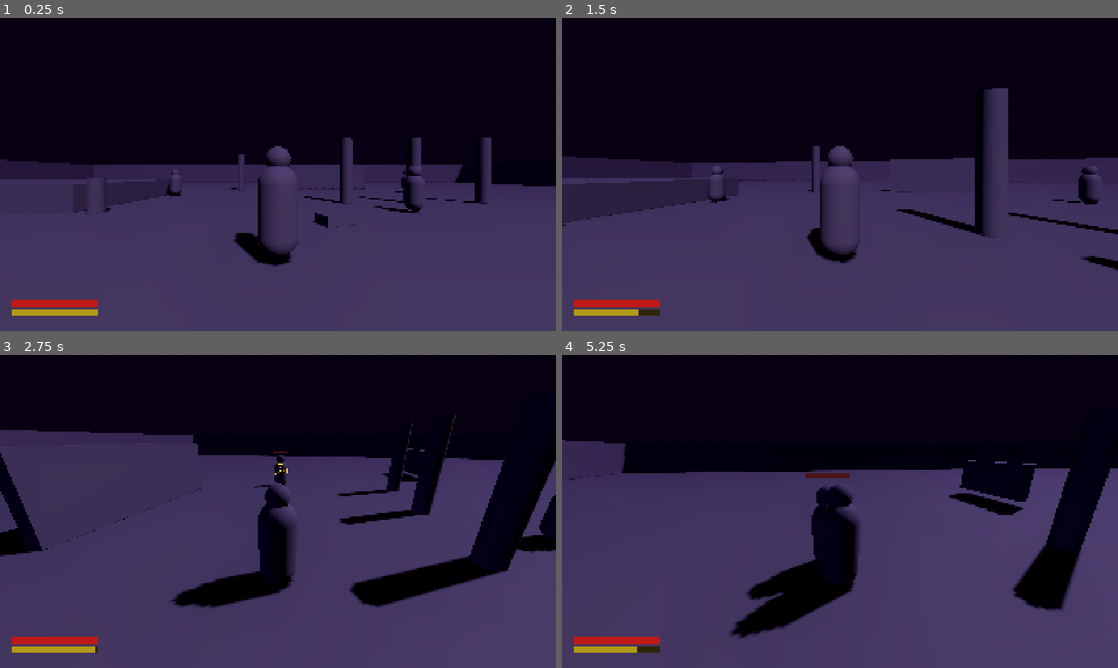
Above: before the commit, frames 1-4 (two rows, left to right).
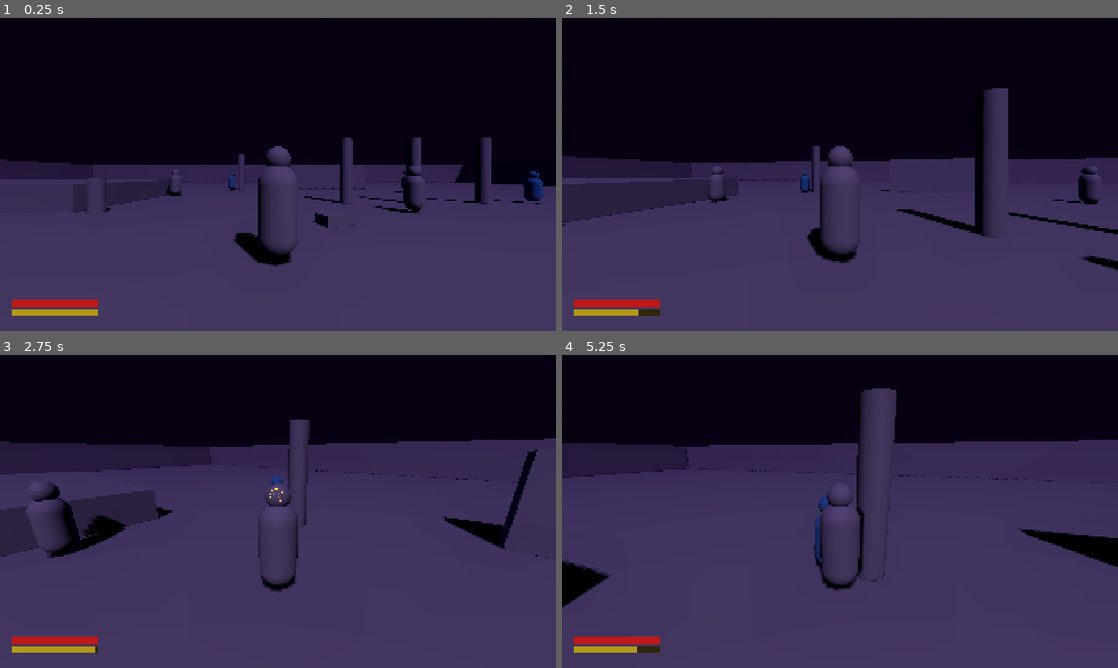
Above: after the commit, the same moments.

Repository: ninjahawk/Clauden-Ring
Game: Godot game, scene res://scenes/world/Main.tscn
Same seed, same stepped clock (60 frames per second), same inputs: the game is played once before the commit and once after it.
Inputs (mouse positions are in pixels of both pictures, inside the frame that each line leads up to):
- Up to frame 1 (0.25 s): no input
- Up to frame 2 (1.5 s): tap Enter at 0.5 s; move the mouse to (867, 174) at 0.52 s; press the mouse at (867, 174) at 0.53 s; hold W (move_forward) from 0.53 s (still down); move the mouse to (812, 174) at 1.27 s; release the mouse at (812, 174) at 1.28 s; tap Space (dodge) at 1.35 s
- Up to frame 3 (2.75 s): keep holding W (move_forward); move the mouse to (289, 505) at 2.02 s; hold Middle mouse button (lock_on) from 2.03 s (still down)
- Up to frame 4 (5.25 s): keep holding W (move_forward); move the mouse to (834, 517) at 2.77 s; release Middle mouse button (lock_on) at 2.78 s; click (834, 517) at 2.85 s; move the mouse to (878, 514) at 3.52 s; hold Space (dodge) 3.53-4.28 s; move the mouse to (795, 508) at 4.27 s; tap Middle mouse button (lock_on) at 4.35 s; tap Space (dodge) at 5 s; move the mouse to (845, 511) at 5.02 s; press the mouse at (845, 511) at 5.03 s

The runs differ from the first frame. In frame 1, 0.3% of the frame differs, in the area x 41-98%, y 48-60%; in frame 2, 0.1%; in frame 3, 20%; in frame 4, 20%, in the area x 0-100%, y 10-91%.

Commit message:
Add ranged enemy type: keeps distance, fires leading projectiles, blue material. 2 placed in world. 23/23 tests pass.

Diff:
--- /dev/null
+++ b/scenes/enemies/Projectile.gd
@@ -0,0 +1,36 @@
+extends Area3D
+
+const SPEED := 8.0
+const LIFETIME := 4.0
+const DAMAGE := 12.0
+
+var direction: Vector3 = Vector3.ZERO
+var lifetime: float = LIFETIME
+var owner_group: StringName = ""
+
+func _ready() -> void:
+	body_entered.connect(_on_body_entered)
+
+func init(dir: Vector3, from_group: StringName) -> void:
+	direction = dir.normalized()
+	owner_group = from_group
+
+func _physics_process(delta: float) -> void:
+	global_position += direction * SPEED * delta
+	lifetime -= delta
+	if lifetime <= 0.0:
+		queue_free()
+
+func _on_body_entered(body: Node) -> void:
+	if owner_group != "" and body.is_in_group(owner_group):
+		return
+	if body.has_method("take_damage"):
+		body.take_damage(DAMAGE)
+	_impact()
+
+func _impact() -> void:
+	# Brief flash before freeing
+	var tween := create_tween()
+	tween.tween_property($Mesh, "scale", Vector3.ZERO, 0.12).set_trans(Tween.TRANS_BACK)
+	tween.tween_callback(queue_free)
+	set_physics_process(false)
--- /dev/null
+++ b/scenes/enemies/Projectile.tscn
@@ -0,0 +1,26 @@
+[gd_scene load_steps=5 format=3]
+
+[ext_resource type="Script" path="res://scenes/enemies/Projectile.gd" id="1_proj"]
+
+[sub_resource type="SphereMesh" id="SphereMesh_1"]
+radius = 0.22
+height = 0.44
+
+[sub_resource type="StandardMaterial3D" id="Mat_proj"]
+albedo_color = Color(0.3, 0.8, 1.0, 1)
+emission_enabled = true
+emission = Color(0.2, 0.7, 1.0, 1)
+emission_energy_multiplier = 4.0
+
+[sub_resource type="SphereShape3D" id="SphereShape_1"]
+radius = 0.22
+
+[node name="Projectile" type="Area3D"]
+script = ExtResource("1_proj")
+
+[node name="Mesh" type="MeshInstance3D" parent="."]
+mesh = SubResource("SphereMesh_1")
+surface_material_override/0 = SubResource("Mat_proj")
+
+[node name="CollisionShape3D" type="CollisionShape3D" parent="."]
+shape = SubResource("SphereShape_1")
--- /dev/null
+++ b/scenes/enemies/RangedEnemy.gd
@@ -0,0 +1,119 @@
+extends CharacterBody3D
+
+const SPEED := 2.0
+const RETREAT_SPEED := 3.5
+const PREFERRED_DIST := 9.0
+const AGGRO_RANGE := 18.0
+const SHOOT_RANGE := 16.0
+const SHOOT_COOLDOWN := 2.2
+const GRAVITY := 20.0
+const HP_MAX := 25.0
+const HIT_FLASH_DURATION := 0.12
+
+var hp: float = HP_MAX
+var is_dead: bool = false
+var shoot_timer: float = 0.8
+var hit_flash_timer: float = 0.0
+var player: Node = null
+
+@onready var model: Node3D = $Model
+@onready var hp_bar: Node3D = $EnemyHPBar
+@onready var projectile_scene: PackedScene = preload("res://scenes/enemies/Projectile.tscn")
+@onready var shoot_origin: Node3D = $ShootOrigin
+
+var _body_meshes: Array[MeshInstance3D] = []
+var _original_materials: Array[Material] = []
+var _flash_material: StandardMaterial3D = null
+
+func _ready() -> void:
+	add_to_group("enemy")
+	player = get_tree().get_first_node_in_group("player")
+	_body_meshes = [$Model/Body as MeshInstance3D, $Model/Head as MeshInstance3D]
+	for m in _body_meshes:
+		_original_materials.append(m.get_active_material(0))
+	_flash_material = StandardMaterial3D.new()
+	_flash_material.albedo_color = Color(0.5, 1.0, 1.0, 1)
+	_flash_material.emission_enabled = true
+	_flash_material.emission = Color(0.3, 1.0, 1.0)
+	_flash_material.emission_energy_multiplier = 3.0
+	_flash_material.shading_mode = BaseMaterial3D.SHADING_MODE_UNSHADED
+
+func _physics_process(delta: float) -> void:
+	if is_dead:
+		return
+	_tick_hit_flash(delta)
+	if not is_on_floor():
+		velocity.y -= GRAVITY * delta
+	else:
+		velocity.y = maxf(velocity.y, 0.0)
+	shoot_timer = maxf(shoot_timer - delta, 0.0)
+	if not player or player.get("is_dead"):
+		velocity.x = move_toward(velocity.x, 0.0, SPEED)
+		velocity.z = move_toward(velocity.z, 0.0, SPEED)
+		move_and_slide()
+		return
+	var to_player: Vector3 = player.global_position - global_position
+	to_player.y = 0.0
+	var dist: float = to_player.length()
+	if dist < 0.1:
+		move_and_slide()
+		return
+	var dir := to_player / dist
+	model.rotation.y = lerp_angle(model.rotation.y, atan2(dir.x, dir.z), 6.0 * delta)
+	if dist < PREFERRED_DIST * 0.7:
+		# Retreat
+		velocity.x = -dir.x * RETREAT_SPEED
+		velocity.z = -dir.z * RETREAT_SPEED
+	elif dist > PREFERRED_DIST * 1.3 and dist <= AGGRO_RANGE:
+		# Approach
+		velocity.x = dir.x * SPEED
+		velocity.z = dir.z * SPEED
+	else:
+		velocity.x = move_toward(velocity.x, 0.0, SPEED)
+		velocity.z = move_toward(velocity.z, 0.0, SPEED)
+	if dist <= SHOOT_RANGE and shoot_timer <= 0.0:
+		_shoot(dir)
+	move_and_slide()
+
+func _shoot(dir: Vector3) -> void:
+	shoot_timer = SHOOT_COOLDOWN
+	var proj: Node = projectile_scene.instantiate()
+	get_tree().current_scene.add_child(proj)
+	proj.global_position = shoot_origin.global_position
+	var aim_dir: Vector3 = dir
+	if player:
+		var pvel_raw = player.get("velocity")
+		var pvel: Vector3 = pvel_raw if pvel_raw is Vector3 else Vector3.ZERO
+		var lead: Vector3 = (player.global_position + pvel * 0.4) - shoot_origin.global_position
+		lead.y = 0.0
+		if lead.length_squared() > 0.1:
+			aim_dir = lead.normalized()
+	proj.call("init", aim_dir, StringName("enemy"))
+
+func _tick_hit_flash(delta: float) -> void:
+	if hit_flash_timer > 0.0:
+		hit_flash_timer -= delta
+		if hit_flash_timer <= 0.0:
+			_set_flash(false)
+
+func take_damage(amount: float) -> void:
+	if is_dead:
+		return
+	hp = maxf(hp - amount, 0.0)
+	hit_flash_timer = HIT_FLASH_DURATION
+	_set_flash(true)
+	if hp_bar:
+		hp_bar.show_hit()
+	if hp <= 0.0:
+		_die()
+
+func _set_flash(on: bool) -> void:
+	for i in _body_meshes.size():
+		_body_meshes[i].set_surface_override_material(0, _flash_material if on else _original_materials[i])
+
+func _die() -> void:
+	is_dead = true
+	velocity = Vector3.ZERO
+	var tween := create_tween()
+	tween.tween_property(model, "scale", Vector3.ZERO, 0.4).set_trans(Tween.TRANS_BACK)
+	tween.tween_callback(queue_free)
--- /dev/null
+++ b/scenes/enemies/RangedEnemy.tscn
@@ -0,0 +1,44 @@
+[gd_scene load_steps=6 format=3]
+
+[ext_resource type="Script" path="res://scenes/enemies/RangedEnemy.gd" id="1_ranged"]
+[ext_resource type="PackedScene" path="res://scenes/enemies/EnemyHPBar.tscn" id="2_hpbar"]
+
+[sub_resource type="CapsuleShape3D" id="CapsuleShape_1"]
+radius = 0.35
+height = 1.4
+
+[sub_resource type="CapsuleMesh" id="CapsuleMesh_1"]
+radius = 0.35
+height = 1.4
+
+[sub_resource type="SphereMesh" id="SphereMesh_1"]
+radius = 0.24
+height = 0.48
+
+[sub_resource type="StandardMaterial3D" id="Mat_ranged"]
+albedo_color = Color(0.25, 0.55, 0.7, 1)
+
+[node name="RangedEnemy" type="CharacterBody3D"]
+script = ExtResource("1_ranged")
+
+[node name="CollisionShape3D" type="CollisionShape3D" parent="."]
+transform = Transform3D(1,0,0, 0,1,0, 0,0,1, 0, 0.7, 0)
+shape = SubResource("CapsuleShape_1")
+
+[node name="Model" type="Node3D" parent="."]
+
+[node name="Body" type="MeshInstance3D" parent="Model"]
+transform = Transform3D(1,0,0, 0,1,0, 0,0,1, 0, 0.7, 0)
+mesh = SubResource("CapsuleMesh_1")
+surface_material_override/0 = SubResource("Mat_ranged")
+
+[node name="Head" type="MeshInstance3D" parent="Model"]
+transform = Transform3D(1,0,0, 0,1,0, 0,0,1, 0, 1.55, 0)
+mesh = SubResource("SphereMesh_1")
+surface_material_override/0 = SubResource("Mat_ranged")
+
+[node name="ShootOrigin" type="Node3D" parent="."]
+transform = Transform3D(1,0,0, 0,1,0, 0,0,1, 0, 1.2, -0.5)
+
+[node name="EnemyHPBar" parent="." instance=ExtResource("2_hpbar")]
+transform = Transform3D(1,0,0, 0,1,0, 0,0,1, 0, 2.0, 0)
--- a/scenes/world/Main.tscn
+++ b/scenes/world/Main.tscn
@@ -9,6 +9,7 @@
 [ext_resource type="PackedScene" path="res://scenes/enemies/Enemy.tscn" id="7_enemy"]
 [ext_resource type="PackedScene" path="res://scenes/ui/LockOnReticle.tscn" id="8_reticle"]
 [ext_resource type="PackedScene" path="res://scenes/world/HallucinationFlats.tscn" id="9_world"]
+[ext_resource type="PackedScene" path="res://scenes/enemies/RangedEnemy.tscn" id="10_ranged"]
 
 [sub_resource type="ProceduralSkyMaterial" id="ProceduralSkyMaterial_1"]
 sky_top_color = Color(0.04, 0.04, 0.1, 1)
@@ -64,6 +65,12 @@
 [node name="Enemy3" parent="." instance=ExtResource("7_enemy")]
 transform = Transform3D(1.0, 0.0, 0.0, 0.0, 1.0, 0.0, 0.0, 0.0, 1.0, 12.0, 1.0, -15.0)
 
+[node name="RangedEnemy1" parent="." instance=ExtResource("10_ranged")]
+transform = Transform3D(1.0, 0.0, 0.0, 0.0, 1.0, 0.0, 0.0, 0.0, 1.0, -5.0, 1.0, -18.0)
+
+[node name="RangedEnemy2" parent="." instance=ExtResource("10_ranged")]
+transform = Transform3D(1.0, 0.0, 0.0, 0.0, 1.0, 0.0, 0.0, 0.0, 1.0, 15.0, 1.0, -8.0)
+
 [node name="Player" parent="." instance=ExtResource("1_player")]
 transform = Transform3D(1.0, 0.0, 0.0, 0.0, 1.0, 0.0, 0.0, 0.0, 1.0, 0.0, 1.0, 0.0)
 
Not shown, added: scenes/enemies/Projectile.gd.uid
Not shown, added: scenes/enemies/RangedEnemy.gd.uid
Not shown: 1 places in scenes/world/Main.tscn that only renumber resources
